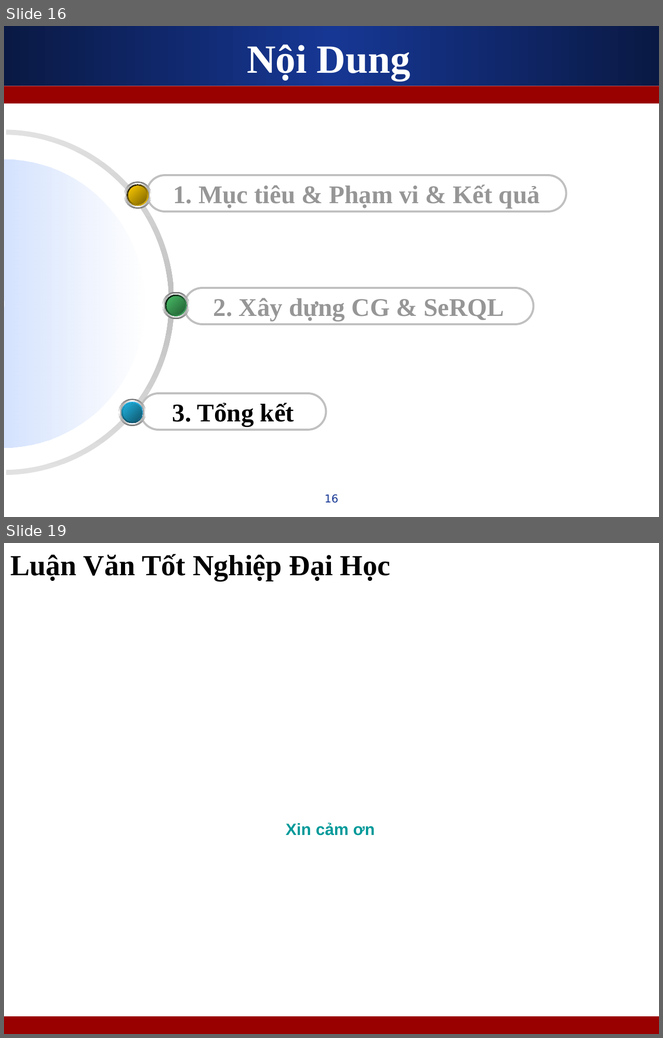
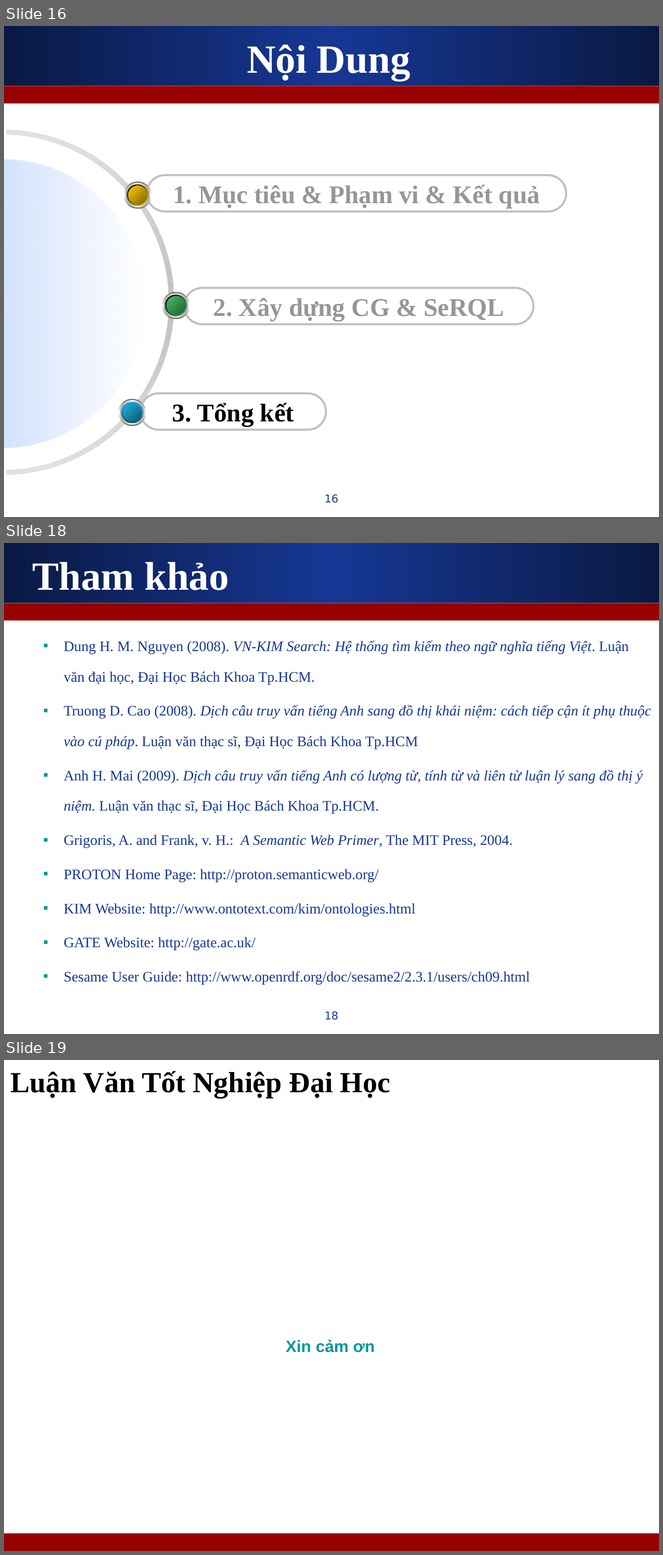
Before and after one commit to leaderwing/kt-kimres, a slide deck: note/[Thesis] Presentation.ppt. Shown one above the other, each under a label of ours: slides 16 and 19 before the commit, slides 16, 18 and 19 after it; the slides between them are not shown. The pictures are 663x1038 and 663x1555 pixels, drawn with LibreOffice and Linux fonts; fonts in the diff are those of the drawing; background and template pictures are left out. Boxes give left, top, right and bottom in pixels: in the first picture for what was removed or moved away, otherwise in the second. Text is boxed around its words. In the diff, an @@ line names an element or a change of style, - is before the commit and + after.

```diff
--- a/note/[Thesis] Presentation.ppt
+++ b/note/[Thesis] Presentation.ppt
@@ slide 18 added at bbox=[4, 543, 659, 1034], background #FFFFFF; not listed: 2 template elements that a slide beside it also shows @@
@@ title added at bbox=[32, 562, 229, 590], 44 pt, text #FFFFFF, bold @@
+Tham khảo
@@ text added at bbox=[64, 640, 651, 985], 16 pt, text #163794 @@
+  ▪ Dung H. M. Nguyen (2008). VN-KIM Search: Hệ thống tìm kiếm theo ngữ nghĩa tiếng Việt. Luận văn đại học, Đại Học Bách Khoa Tp.HCM.
+  ▪ Truong D. Cao (2008). Dịch câu truy vấn tiếng Anh sang đồ thị khái niệm: cách tiếp cận ít phụ thuộc vào cú pháp. Luận văn thạc sĩ, Đại Học Bách Khoa Tp.HCM
+  ▪ Anh H. Mai (2009). Dịch câu truy vấn tiếng Anh có lượng từ, tính từ và liên từ luận lý sang đồ thị ý niệm. Luận văn thạc sĩ, Đại Học Bách Khoa Tp.HCM.
+  ▪ Grigoris, A. and Frank, v. H.: A Semantic Web Primer, The MIT Press, 2004.
+  ▪ PROTON Home Page: http://proton.semanticweb.org/
+  ▪ KIM Website: http://www.ontotext.com/kim/ontologies.html
+  ▪ GATE Website: http://gate.ac.uk/
+  ▪ Sesame User Guide: http://www.openrdf.org/doc/sesame2/2.3.1/users/ch09.html
@@ page number added at bbox=[325, 1012, 339, 1020], 12 pt, text #163794 @@
+18
```
Also in this commit, not shown: 4 slides changed, 1 slide removed.
